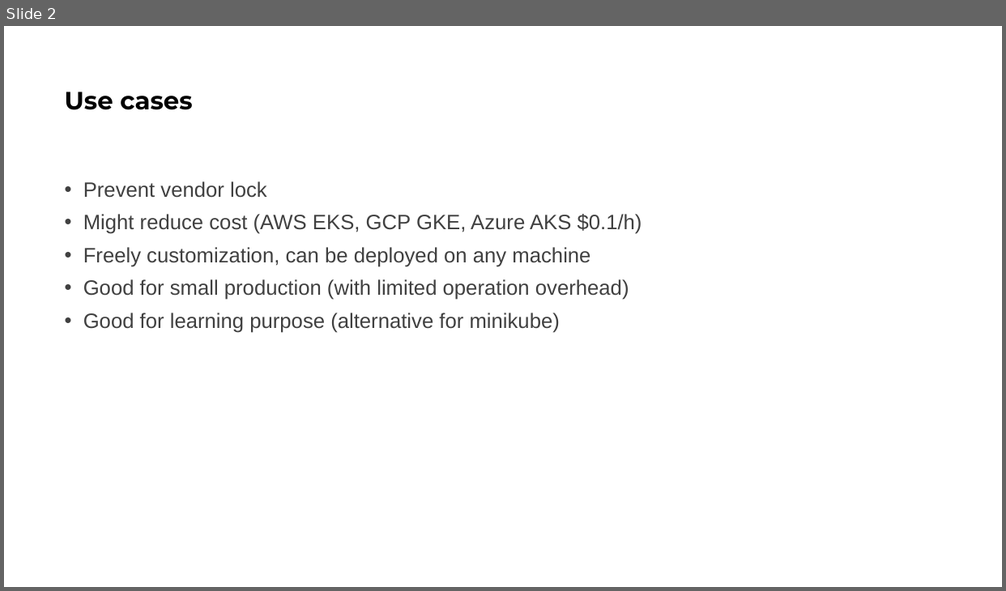
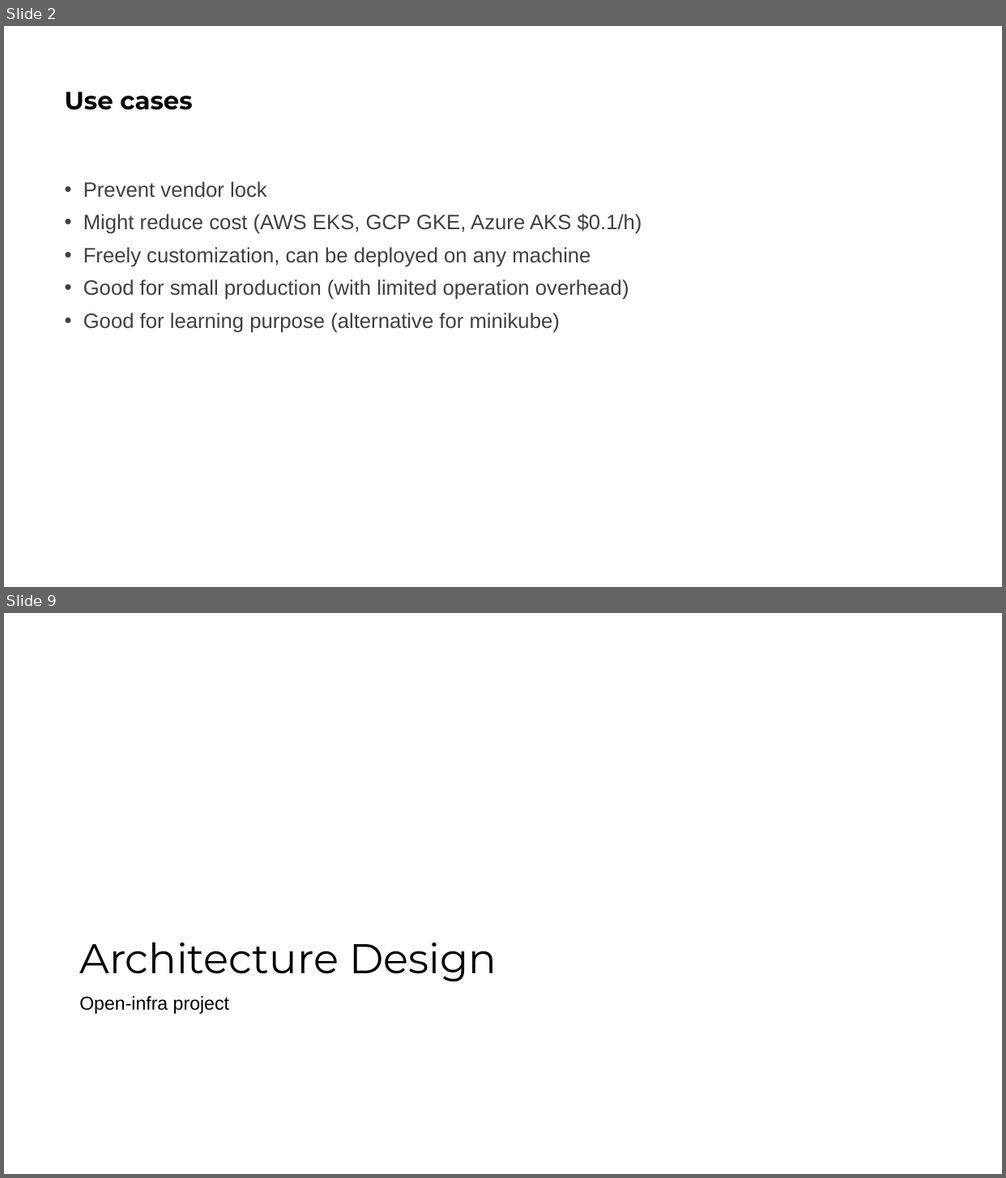
Before and after one commit to taquy/open-infra, a slide deck: BYOC.pptx. Shown one above the other, each under a label of ours: slide 2 before the commit, slides 2 and 9 after it; the slides between them are not shown. The pictures are 1006x591 and 1006x1178 pixels, drawn with LibreOffice and Linux fonts; fonts in the diff are those of the drawing. Boxes give left, top, right and bottom in pixels: in the first picture for what was removed or moved away, otherwise in the second. Text is boxed around its words. In the diff, an @@ line names an element or a change of style, - is before the commit and + after.

```diff
--- a/BYOC.pptx
+++ b/BYOC.pptx
@@ slide 9 added at [4, 613, 1002, 1174], background #FFFFFF @@
@@ title added at [79, 943, 497, 982], 40 pt, text #000000 @@
+Architecture Design
@@ text added at [79, 996, 229, 1014], 18 pt, text #000000 @@
+Open-infra project
```
Also in this commit, not shown: 4 slides changed, 5 other slides added, 7 other files.
